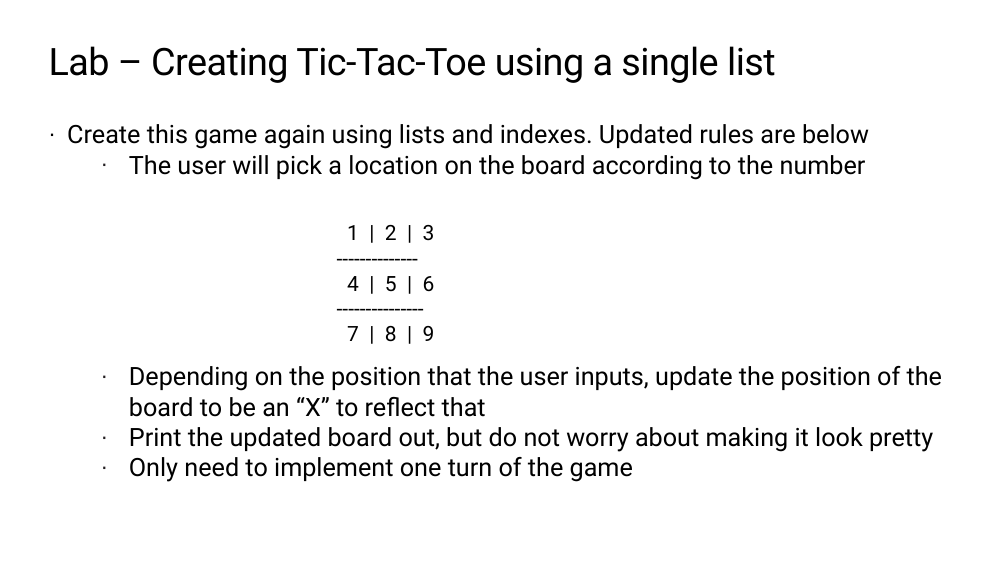
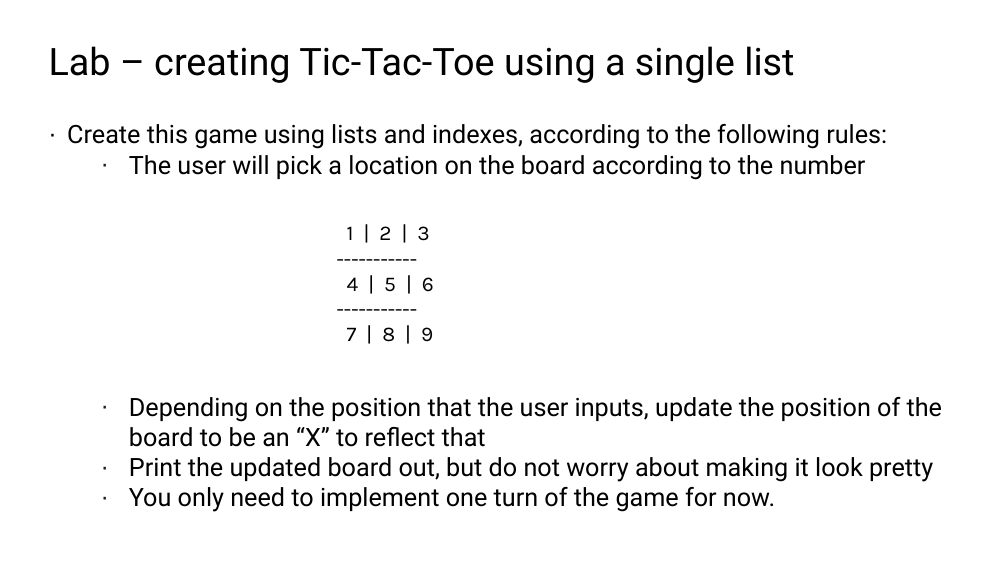
Before and after one commit to TEALSK12/2nd-semester-introduction-to-computer-science, a slide deck: slide 11 of docs/units/2_unit/slidedecks/Intro Python 2.05 TEALS.pptx. Drawn at 1008x567 pixels with LibreOffice and Linux fonts; fonts in the diff are those of the drawing; background and template pictures are left out. Boxes give left, top, right and bottom in pixels: in the first picture for what was removed or moved away, otherwise in the second. Text is boxed around its words. In the diff, an @@ line names an element or a change of style, - is before the commit and + after.

```diff
--- a/docs/units/2_unit/slidedecks/Intro Python 2.05 TEALS.pptx
+++ b/docs/units/2_unit/slidedecks/Intro Python 2.05 TEALS.pptx
@@ title at (49, 46, 794, 83): text changed @@
-Lab – Creating Tic-Tac-Toe using a single list
+Lab – creating Tic-Tac-Toe using a single list
@@ text at (67, 124, 887, 149): text changed @@
-· Create this game again using lists and indexes. Updated rules are below
+· Create this game using lists and indexes, according to the following rules:
@@ text at (347, 226, 434, 342): text changed; font Roboto to Karla @@
---------------
+-----------
@@ text at (347, 226, 434, 342): text changed; font Roboto to Karla @@
----------------
+-----------
@@ text at (347, 226, 434, 342): font Roboto to Karla in "1 | 2 | 3", "4 | 5 | 6", "7 | 8 | 9" @@
@@ text at (129, 487, 775, 512): text changed @@
-· Only need to implement one turn of the game
+· You only need to implement one turn of the game for now.
```
Also in this commit, not shown: 11 other slides changed, 58 other files.
